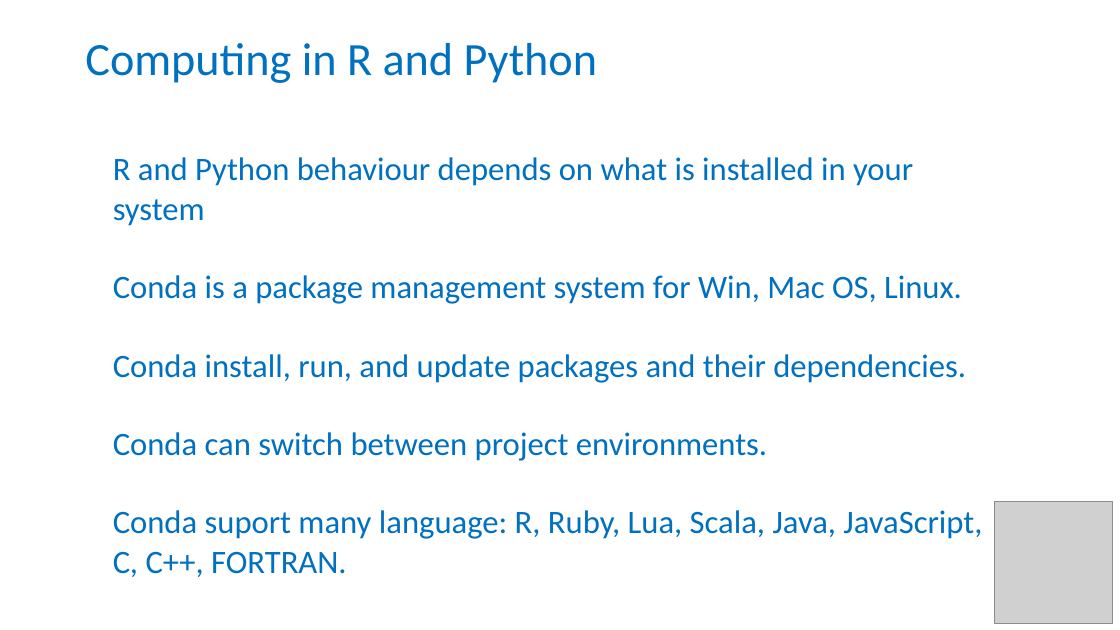
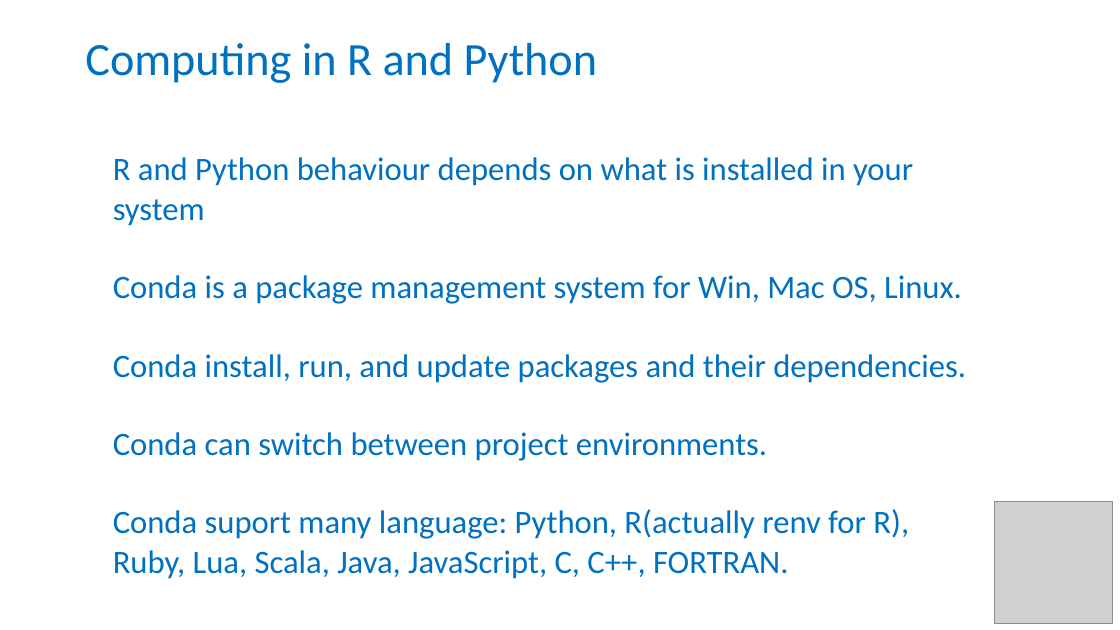
Before and after one commit to carpentries-incubator/fair-bio-practice, a slide deck: slide 17 of instructors/10-Reusable-analysis.pptx. Drawn at 1120x630 pixels with LibreOffice and Linux fonts; fonts in the diff are those of the drawing; grey boxes stand for pictures. Boxes give left, top, right and bottom in pixels: in the first picture for what was removed or moved away, otherwise in the second. Text is boxed around its words. In the diff, an @@ line names an element or a change of style, - is before the commit and + after.

```diff
--- a/instructors/10-Reusable-analysis.pptx
+++ b/instructors/10-Reusable-analysis.pptx
@@ text at [113, 509, 909, 579]: text changed @@
-Conda suport many language: R, Ruby, Lua, Scala, Java, JavaScript, C, C++, FORTRAN.
+Conda suport many language: Python, R(actually renv for R), Ruby, Lua, Scala, Java, JavaScript, C, C++, FORTRAN.
```
Also in this commit, not shown: 1 other slide changed, 1 other file.
